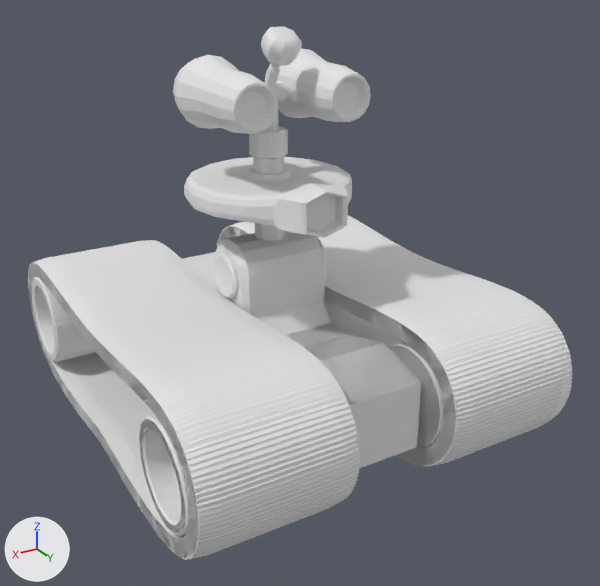
The Blender file models/robot_tracks2.blend, before and after one commit.
The view is the same before and after, from a 50 mm camera at (0.786, 1.432, 0.967) aimed at (-0.035, 0.064, 0.282). The axes (+X, +Y, +Z) are drawn at lower left. The lights are the same throughout.

Before the edit, the objects in view are built like this:
```python
me_cube_017 = bpy.data.meshes.new('Cube.017')
me_cube_017.from_pydata(...)  # 1296 vertices, 1404 faces; spans x -0.396..0.396, y -0.493..0.492, z -0.003..0.303
me_cube_025 = bpy.data.meshes.new('Cube.025')
me_cube_025.from_pydata(...)  # 688 vertices, 618 faces; spans x -0.4..0.4, y -0.45..0.448, z 0.047..0.398
me_cylinder_002 = bpy.data.meshes.new('Cylinder.002')
me_cylinder_002.from_pydata(...)  # 344 vertices, 306 faces; spans x -0.171..0.171, y -0.102..0.141, z -0.07..0.07
ob_base_04 = bpy.data.objects.new('Base_04', me_cube_025)
ob_base_04.location = (0.0, 0.0, 0.0)
ob_base_04.rotation_euler = (-3.142, -3.142, 3.142)  # degrees (-180, -180, 180)
ob_head = bpy.data.objects.new('Head', me_cylinder_002)
ob_head.location = (0.0, 0.0, 0.69)
ob_tracks_05 = bpy.data.objects.new('Tracks_05', me_cube_017)
ob_tracks_05.location = (0.0, 0.0, 0.0)
ob_tracks_05.rotation_euler = (-3.142, -3.142, 3.142)  # degrees (-180, -180, 180)
# also in view: 'Base_00' at (0.0, -0.001, 0.222); 'Base_01' at (0.0, -0.001, 0.222); 'Tracks_00' at (0.0, -0.003, 0.149); 'Base_03' at (0.0, -0.001, 0.222); 'Tracks_01' at (0.0, -0.004, 0.15)
```
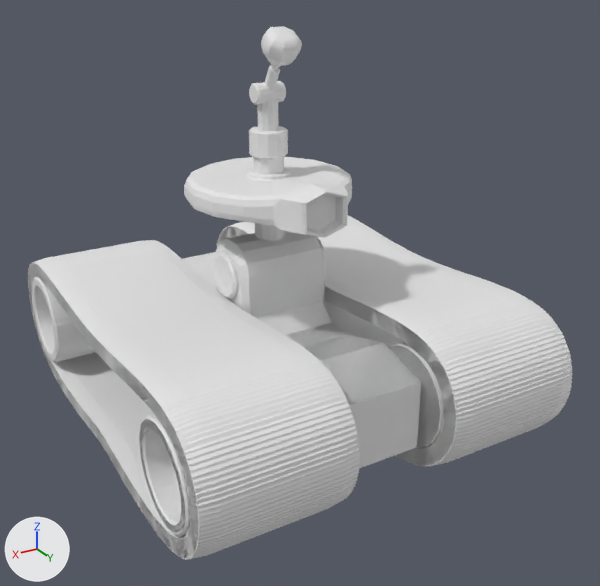
The change, as a list of edits to the scene's bpy script:
```text
Change ob_head:
    ob_head.location: (0.0, 0.0, 0.69) -> (0.0, 0.0, 0.0)
```

Changed parts and their boxes [x1, y1, x2, y2] in the pictures (600 x 586 px):
'Head', moved (not visible afterwards): before [173, 48, 371, 134]
'HeadHolder', unchanged, uncovered by the edit: before [263, 65, 286, 131]; after [249, 65, 286, 131]
